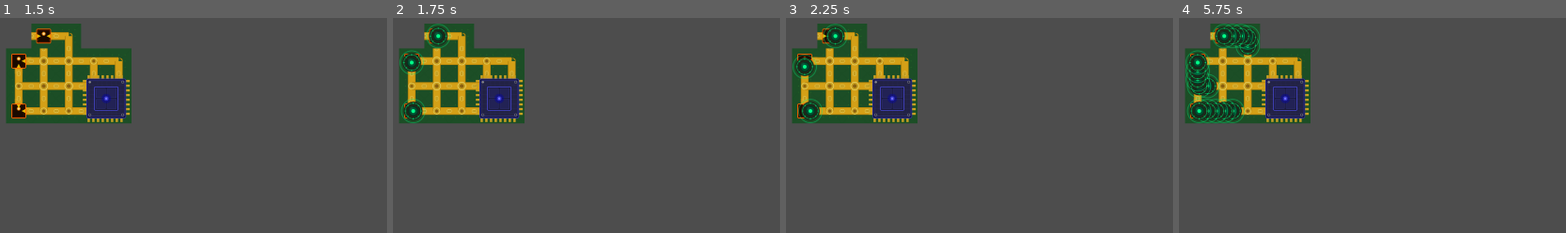
Above: before the commit, frames 1-4 (left to right).
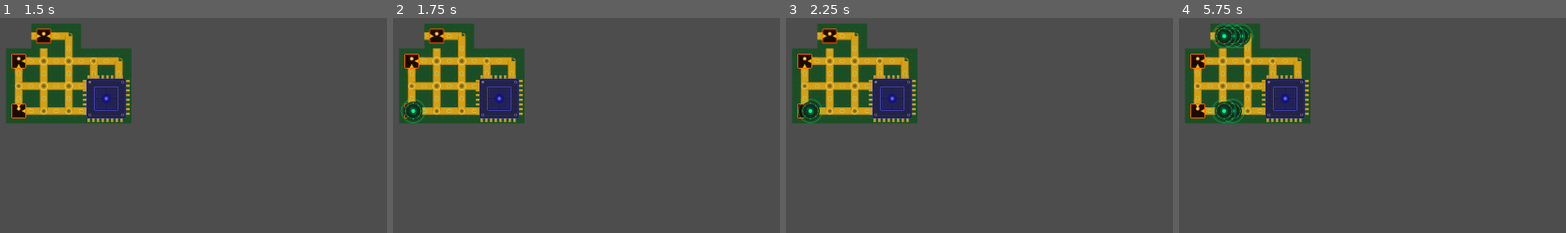
Above: after the commit, the same moments.

Repository: ProfessorLayton322/ldjam_59
Game: Godot game, scene res://scenes/menu.tscn
Two runs of this game, one before a commit and one after it. Both use one fixed random seed, a clock stepped at 60 frames per second and the inputs below.
Inputs (mouse positions are in pixels of both pictures, inside the frame that each line leads up to):
- Up to frame 1 (1.5 s): click "Start" at 0.5 s; tap Enter at 1.25, 1.35 s; move the mouse to (outside the picture) at 1.27 s; click (outside the picture) at 1.42 s
- Up to frame 2 (1.75 s): no input
- Up to frame 3 (2.25 s): move the mouse to (outside the picture) at 2.02 s; tap Keypad Enter at 2.1 s; click (outside the picture) at 2.17 s
- Up to frame 4 (5.75 s): move the mouse to (outside the picture) at 2.77 s; tap Enter at 2.85, 4.35 s; click (outside the picture) at 2.92 s; move the mouse to (outside the picture) at 3.52 s; tap Keypad Enter at 3.6, 5.1 s; click (outside the picture) at 3.67 s; move the mouse to (outside the picture) at 4.27 s; click (outside the picture) at 4.42 s; move the mouse to (1295, 157) at 5.02 s; click (1295, 157) at 5.17 s

Frame 1 is identical in both runs. In frame 2, 0.8% of the frame differs, in the area x 1-15%, y 2-27%; in frame 3, 0.8%; in frame 4, 2.2%, in the area x 1-21%, y 3-49%.

Commit message:
add spawner manager

Diff:
--- a/ludum-dare-59/project.godot
+++ b/ludum-dare-59/project.godot
@@ -24,12 +24,6 @@
 
 window/size/viewport_width=1920
 window/size/viewport_height=1080
-window/size/resizable=true
-
-[display]
-
-window/size/viewport_width=1920
-window/size/viewport_height=1080
 
 [editor_plugins]
 
--- a/ludum-dare-59/scenes/demo.tscn
+++ b/ludum-dare-59/scenes/demo.tscn
@@ -1,6 +1,8 @@
-[gd_scene load_steps=28 format=3 uid="uid://demoscene001x"]
+[gd_scene load_steps=30 format=3 uid="uid://demoscene001x"]
 
 [ext_resource type="Script" uid="uid://dl1pahc16kaj0" path="res://scripts/demo.gd" id="1_demo"]
+[ext_resource type="Script" path="res://scripts/spawn_enemy_manager.gd" id="2_spawn_enemy_manager"]
+[ext_resource type="Resource" path="res://scripts/resources/spawner_cfg_default.tres" id="3_spawner_cfg"]
 [ext_resource type="PackedScene" uid="uid://trkvariant00" path="res://scenes/tiles/track_none.tscn" id="2_none"]
 [ext_resource type="PackedScene" uid="uid://trkvariant01" path="res://scenes/tiles/track_w.tscn" id="3_w"]
 [ext_resource type="PackedScene" uid="uid://trkvariant02" path="res://scenes/tiles/track_e.tscn" id="4_e"]
@@ -62,6 +64,10 @@
 [node name="Demo" type="Node2D"]
 script = ExtResource("1_demo")
 
+[node name="SpawnEnemyManager" type="Node" parent="."]
+script = ExtResource("2_spawn_enemy_manager")
+cfg = ExtResource("3_spawner_cfg")
+
 [node name="TriggerTimer" type="Timer" parent="."]
 autostart = true
 
--- a/ludum-dare-59/scenes/tiles/demo_spawner_bottom.tscn
+++ b/ludum-dare-59/scenes/tiles/demo_spawner_bottom.tscn
@@ -7,13 +7,7 @@
 [node name="SpawnerBottom" type="Node2D"]
 script = ExtResource("1_spawner")
 node_id = 10
-spawn_interval = 2.0
 enemy_scene = ExtResource("3_enemy")
-auto_trigger = false
 
 [node name="StartSprite" type="Sprite2D" parent="."]
 texture = ExtResource("2_start")
-
-[node name="SpawnTimer" type="Timer" parent="."]
-wait_time = 2.0
-autostart = true
--- a/ludum-dare-59/scenes/tiles/demo_spawner_middle.tscn
+++ b/ludum-dare-59/scenes/tiles/demo_spawner_middle.tscn
@@ -7,13 +7,7 @@
 [node name="SpawnerMiddle" type="Node2D"]
 script = ExtResource("1_spawner")
 node_id = 1
-spawn_interval = 2.0
 enemy_scene = ExtResource("3_enemy")
-auto_trigger = false
 
 [node name="StartSprite" type="Sprite2D" parent="."]
 texture = ExtResource("2_start")
-
-[node name="SpawnTimer" type="Timer" parent="."]
-wait_time = 2.0
-autostart = true
--- a/ludum-dare-59/scenes/tiles/demo_spawner_top.tscn
+++ b/ludum-dare-59/scenes/tiles/demo_spawner_top.tscn
@@ -7,13 +7,7 @@
 [node name="SpawnerTop" type="Node2D"]
 script = ExtResource("1_spawner")
 node_id = 0
-spawn_interval = 2.0
 enemy_scene = ExtResource("3_enemy")
-auto_trigger = false
 
 [node name="StartSprite" type="Sprite2D" parent="."]
 texture = ExtResource("2_start")
-
-[node name="SpawnTimer" type="Timer" parent="."]
-wait_time = 2.0
-autostart = true
--- a/ludum-dare-59/scripts/demo.gd
+++ b/ludum-dare-59/scripts/demo.gd
@@ -7,12 +7,14 @@
 
 @export var tilemap_path: NodePath = ^"TileMap"
 @export var trigger_timer_path: NodePath = ^"TriggerTimer"
+@export var spawn_enemy_manager_path: NodePath = ^"SpawnEnemyManager"
 @export var tilemap_layer := 0
 @export var require_mutual_connections := true
 
 var _graph: Graph
 var _tiles: Array[BaseTile] = []
 var _tiles_by_node_id: Dictionary = {}
+var _spawn_enemy_manager: SpawnEnemyManager
 
 
 func _unhandled_input(event: InputEvent) -> void:
@@ -151,7 +153,13 @@
 
 
 func _configure_spawners(cpu_vertices: Array[CpuVertex]) -> void:
-	for tile in _tiles_by_node_id.values():
+	_spawn_enemy_manager = get_node_or_null(spawn_enemy_manager_path) as SpawnEnemyManager
+	if _spawn_enemy_manager == null:
+		push_error("Demo scene: SpawnEnemyManager not found at %s" % spawn_enemy_manager_path)
+		return
+
+	_spawn_enemy_manager.clear_spawners()
+	for tile: BaseTile in _tiles:
 		if not (tile is SpawnerTile):
 			continue
 
@@ -159,7 +167,10 @@
 		spawner.graph = _graph
 		spawner.cpu_vertices = cpu_vertices
 		spawner.spawn_parent = self
+		_spawn_enemy_manager.register_spawner(spawner)
 		print("Demo scene: wired spawner %s on node %d" % [spawner.get_path(), spawner.node_id])
+
+	_spawn_enemy_manager.start()
 
 
 func _start_trigger_timer() -> void:
@@ -180,5 +191,7 @@
 	for tile: BaseTile in _tiles:
 		if not is_instance_valid(tile):
 			continue
+		if tile is SpawnerTile:
+			continue
 
 		tile.OnTrigger(self)
--- /dev/null
+++ b/ludum-dare-59/scripts/resources/spawner_cfg.gd
@@ -0,0 +1,4 @@
+class_name SpawnerCfg
+extends Resource
+
+@export_range(0.01, 60.0, 0.01, "suffix:s") var tick: float = 1.0
--- /dev/null
+++ b/ludum-dare-59/scripts/resources/spawner_cfg_default.tres
@@ -0,0 +1,7 @@
+[gd_resource type="Resource" script_class="SpawnerCfg" load_steps=2 format=3]
+
+[ext_resource type="Script" path="res://scripts/resources/spawner_cfg.gd" id="1_spawner_cfg"]
+
+[resource]
+script = ExtResource("1_spawner_cfg")
+tick = 1.0
--- /dev/null
+++ b/ludum-dare-59/scripts/spawn_enemy_manager.gd
@@ -0,0 +1,78 @@
+class_name SpawnEnemyManager
+extends Node
+
+@export var cfg: SpawnerCfg = preload("res://scripts/resources/spawner_cfg_default.tres")
+
+var _spawners: Array[SpawnerTile] = []
+var _timer: Timer
+var _rng := RandomNumberGenerator.new()
+
+
+func _ready() -> void:
+	_rng.randomize()
+	_ensure_timer()
+
+
+func register_spawner(spawner: SpawnerTile) -> void:
+	if spawner == null or _spawners.has(spawner):
+		return
+
+	_spawners.append(spawner)
+
+
+func unregister_spawner(spawner: SpawnerTile) -> void:
+	_spawners.erase(spawner)
+
+
+func clear_spawners() -> void:
+	_spawners.clear()
+
+
+func start() -> void:
+	_ensure_timer()
+	_timer.wait_time = _get_tick()
+	_timer.start()
+
+
+func stop() -> void:
+	if _timer != null:
+		_timer.stop()
+
+
+func _ensure_timer() -> void:
+	if _timer != null:
+		return
+
+	_timer = get_node_or_null("SpawnTimer") as Timer
+	if _timer == null:
+		_timer = Timer.new()
+		_timer.name = "SpawnTimer"
+		add_child(_timer)
+
+	_timer.one_shot = false
+	_timer.autostart = false
+	_timer.wait_time = _get_tick()
+	if not _timer.timeout.is_connected(_spawn_from_random_spawner):
+		_timer.timeout.connect(_spawn_from_random_spawner)
+
+
+func _spawn_from_random_spawner() -> void:
+	_prune_spawners()
+	if _spawners.is_empty():
+		return
+
+	var spawner := _spawners[_rng.randi_range(0, _spawners.size() - 1)]
+	spawner.OnTrigger(self)
+
+
+func _prune_spawners() -> void:
+	for i in range(_spawners.size() - 1, -1, -1):
+		if not is_instance_valid(_spawners[i]):
+			_spawners.remove_at(i)
+
+
+func _get_tick() -> float:
+	if cfg == null:
+		return 1.0
+
+	return maxf(cfg.tick, 0.01)
--- a/ludum-dare-59/scripts/tiles/spawner_tile.gd
+++ b/ludum-dare-59/scripts/tiles/spawner_tile.gd
@@ -3,30 +3,9 @@
 
 @export var graph: Graph
 @export var cpu_vertices: Array[CpuVertex] = []
-@export var spawn_interval: float = 1.0
 @export var enemy_scene: PackedScene
-@export var auto_trigger := true
 
 var spawn_parent: Node
-
-
-func _ready() -> void:
-	var timer := get_node_or_null("SpawnTimer") as Timer
-	if not auto_trigger:
-		if timer != null:
-			timer.stop()
-		return
-
-	if timer == null:
-		timer = Timer.new()
-		timer.name = "SpawnTimer"
-		add_child(timer)
-
-	timer.wait_time = spawn_interval
-	timer.autostart = true
-	if not timer.timeout.is_connected(OnTrigger):
-		timer.timeout.connect(OnTrigger)
-	timer.start()
 
 
 func OnTrigger(source: Node = null) -> void:
Not shown: 1 places in ludum-dare-59/scenes/tiles/demo_spawner_bottom.tscn that only renumber resources
Not shown: 1 places in ludum-dare-59/scenes/tiles/demo_spawner_middle.tscn that only renumber resources
Not shown: 1 places in ludum-dare-59/scenes/tiles/demo_spawner_top.tscn that only renumber resources
Not shown, added: ludum-dare-59/scripts/resources/spawner_cfg.gd.uid
Not shown, added: ludum-dare-59/scripts/spawn_enemy_manager.gd.uid
Not shown, changed: ludum-dare-59/CLAUDE.md
